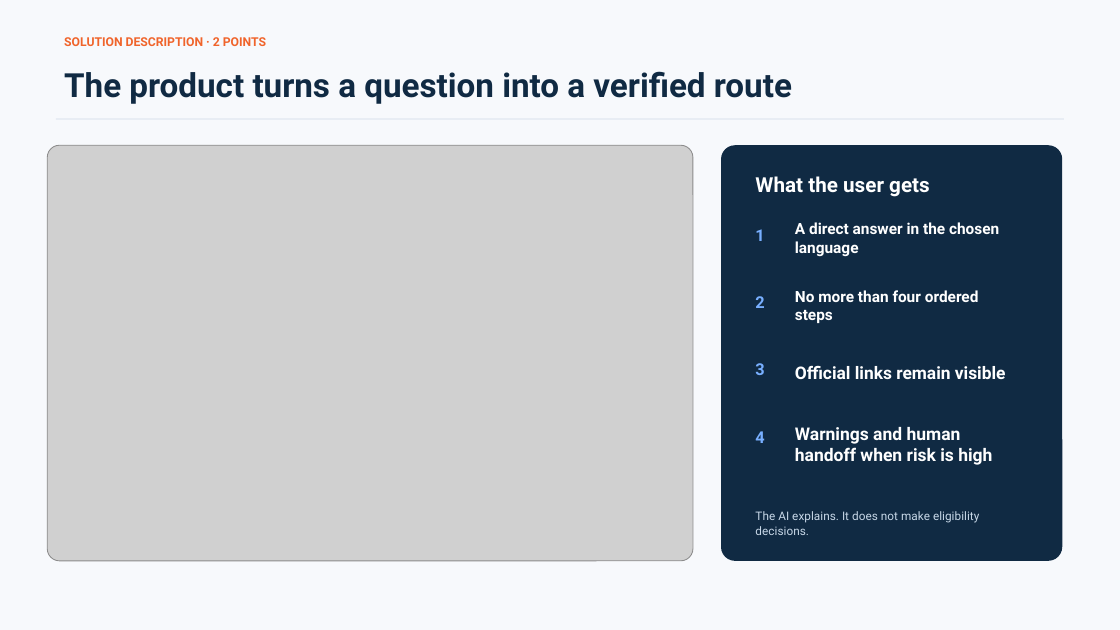
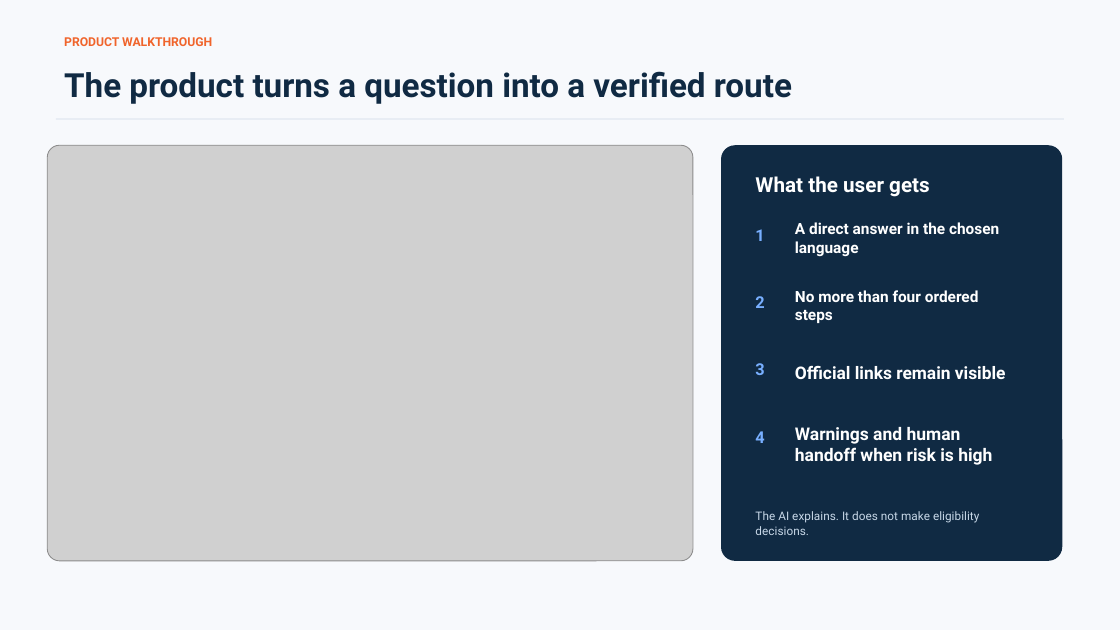
Before and after one commit to Maxlopez02/ai4g-portfolio-MaxLopez, a slide deck: slide 4 of Term 1/Week 3/hackathon/presentation/MigrationHelp-Hackathon-3-final.pptx. Drawn at 1120x630 pixels with LibreOffice and Linux fonts; fonts in the diff are those of the drawing; grey boxes stand for pictures. Boxes give left, top, right and bottom in pixels: in the first picture for what was removed or moved away, otherwise in the second. Text is boxed around its words. In the diff, an @@ line names an element or a change of style, - is before the commit and + after.

```diff
--- a/Term 1/Week 3/hackathon/presentation/MigrationHelp-Hackathon-3-final.pptx
+++ b/Term 1/Week 3/hackathon/presentation/MigrationHelp-Hackathon-3-final.pptx
@@ text at bbox=[64, 37, 212, 46]: text changed @@
-SOLUTION DESCRIPTION · 2 POINTS
+PRODUCT WALKTHROUGH
```
Also in this commit, not shown: 6 other slides changed.
